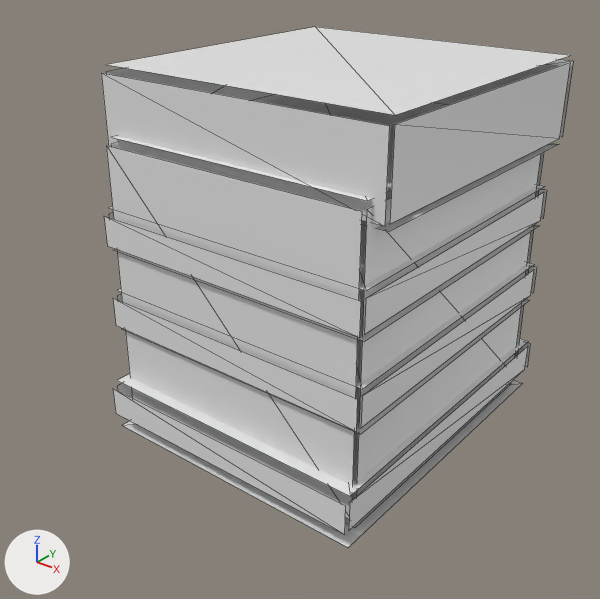
The OBJ model tools/armor_src/models/entity/featherblade/boots_leg_l.obj, before and after one commit.
Rendered twice from a 50 mm lens placed at (0.59, -0.653, 0.495), pointed at (0.126, -0.073, 0.135). Lighting does not change. The marker at lower left points along +X, +Y and +Z. The picture after the commit comes second. Mesh edges are drawn as thin lines. Where no turn or scale is listed for an object, it has been applied to the vertices.

Before the edit, the objects in view are built like this:
```python
me_boots_leg_l = bpy.data.meshes.new('boots_leg_l')
me_boots_leg_l.from_pydata(...)  # 120 vertices, 60 faces; spans x -0.034..0.278, y -0.194..0.169, z -0.019..0.356
ob_boots_leg_l = bpy.data.objects.new('boots_leg_l', me_boots_leg_l)
ob_boots_leg_l.location = (0.0, 0.0, 0.0)
```
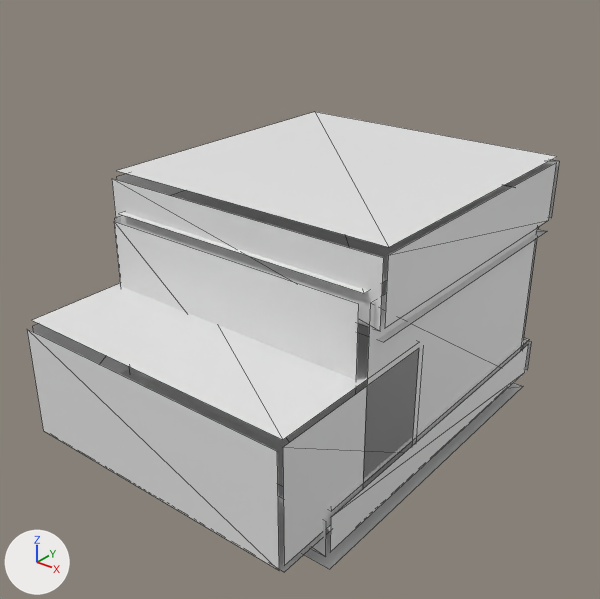
What differs and where, as boxes (x1, y1, x2, y2) in the pictures (600 x 599 px; the box of a moved part takes in the faces that stretch with it):
'boots_leg_l', reshaped (13% wider, 12% shorter): before (101, 27, 573, 547); after (27, 112, 559, 572)
part 1 of me_boots_leg_l, moved or reshaped: before (112, 94, 447, 201); after (119, 185, 511, 293)
part 2 of me_boots_leg_l, moved or reshaped: before (106, 27, 571, 115); after (117, 112, 557, 247)
part 3 of me_boots_leg_l, moved or reshaped: before (362, 143, 559, 232); after (358, 229, 547, 342)
part 4 of me_boots_leg_l, rebuilt: before (356, 154, 541, 496); after (363, 228, 537, 487)
part 5 of me_boots_leg_l, rebuilt (mostly hidden): before (111, 142, 117, 148); after (115, 217, 120, 223)
part 6 of me_boots_leg_l, rebuilt: before (538, 189, 547, 219); after (505, 160, 559, 218)
part 7 of me_boots_leg_l, rebuilt (16% taller): before (364, 192, 544, 335); after (385, 162, 557, 328)
part 8 of me_boots_leg_l, rebuilt (mostly hidden before): before (109, 213, 114, 219); after (117, 174, 186, 196)
part 9 of me_boots_leg_l, rebuilt: before (517, 343, 530, 367); after (521, 341, 531, 370)
part 10 of me_boots_leg_l, rebuilt (11% wider, 13% taller): before (349, 346, 528, 530); after (330, 344, 529, 552)
part 11 of me_boots_leg_l, rebuilt (not visible afterwards): before (118, 383, 132, 397)
part 12 of me_boots_leg_l, rebuilt (10% taller): before (117, 338, 528, 496); after (120, 337, 529, 511)
part 13 of me_boots_leg_l, rebuilt: before (123, 380, 523, 547); after (304, 383, 523, 569)
part 14 of me_boots_leg_l, deleted: before (101, 60, 573, 535)
part 15 of me_boots_leg_l, built on: before (106, 145, 545, 519); after (27, 179, 538, 572)

The change, as a diff of the scene's bpy script:
```diff
--- a/tools/armor_src/models/entity/featherblade/boots_leg_l.obj.py
+++ b/tools/armor_src/models/entity/featherblade/boots_leg_l.obj.py
@@ me_boots_leg_l @@
-me_boots_leg_l.from_pydata(...)  # 120 vertices, 60 faces; spans x -0.034..0.278, y -0.194..0.169, z -0.019..0.356
+me_boots_leg_l.from_pydata(...)  # 96 vertices, 48 faces; spans x -0.034..0.278, y -0.281..0.163, z -0.019..0.256
+# me_boots_leg_l part 1: the loose piece of 4 vertices spanning x -0.022..0.266, y -0.169..0.144, z 0.294 is moved by (0.0, 0.0, -0.075)
+# me_boots_leg_l part 2: the loose piece of 4 vertices spanning x -0.034..0.278, y -0.156..0.156, z 0.356 is moved by (0.0, 0.0, -0.1)
+# me_boots_leg_l part 3: the loose piece of 4 vertices spanning x -0.034..0.278, y -0.156..0.156, z 0.269 is moved by (0.0, 0.0, -0.094)
+# me_boots_leg_l part 4: the loose piece of 4 vertices spanning x 0.266, y -0.169..0.144, z 0.0..0.287 is rebuilt with 4 vertices and now spans x 0.272, y -0.169..0.144, z 0.0..0.213
+# me_boots_leg_l part 5: the loose piece of 4 vertices spanning x -0.022, y -0.169..0.144, z 0.0..0.287 is rebuilt with 4 vertices and now spans x -0.028, y -0.169..0.144, z 0.0..0.213
+# me_boots_leg_l part 6: the loose piece of 4 vertices spanning x -0.028..0.272, y 0.156, z 0.187..0.219 is rebuilt with 4 vertices and now spans x -0.034..0.278, y 0.163, z 0.187..0.25
+# me_boots_leg_l part 7: the loose piece of 4 vertices spanning x 0.272, y -0.175..0.15, z 0.187..0.219 is rebuilt with 4 vertices and now spans x 0.278, y -0.156..0.156, z 0.187..0.25
+# me_boots_leg_l part 8: the loose piece of 4 vertices spanning x -0.028, y -0.175..0.15, z 0.187..0.219 is rebuilt with 4 vertices and now spans x -0.034, y -0.156..0.156, z 0.187..0.25
+# me_boots_leg_l part 9: the loose piece of 4 vertices spanning x -0.028..0.272, y 0.169, z 0.0..0.031 is rebuilt with 4 vertices and now spans x -0.031..0.275, y 0.162, z 0.0..0.037
+# me_boots_leg_l part 10: the loose piece of 4 vertices spanning x 0.272, y -0.188..0.162, z 0.0..0.031 is rebuilt with 4 vertices and now spans x 0.275, y -0.219..0.156, z 0.0..0.038
+# me_boots_leg_l part 11: the loose piece of 4 vertices spanning x -0.028, y -0.188..0.162, z 0.0..0.031 is rebuilt with 4 vertices and now spans x -0.031, y -0.219..0.156, z 0.0..0.038
+# me_boots_leg_l part 12: the loose piece of 4 vertices spanning x -0.028..0.272, y -0.188..0.162, z 0.037..0.038 is rebuilt with 4 vertices and now spans x -0.031..0.275, y -0.219..0.156, z 0.044
+# me_boots_leg_l part 13: the loose piece of 4 vertices spanning x -0.028..0.272, y -0.188..0.162, z -0.019 is rebuilt with 4 vertices and now spans x -0.031..0.275, y -0.219..0.156, z -0.019
+# me_boots_leg_l part 14: 12 loose pieces with 48 vertices, spanning x -0.034..0.278, y -0.194..0.163, z 0.0..0.35, are deleted
+# me_boots_leg_l part 15
+# 14 vertices are removed from x -0.028..0.272, y -0.175..0.15, z 0.0..0.287
+# 8 faces are deleted
+# 30 vertices are added at x -0.034..0.278, y -0.281..0.163, z 0.0..0.25
+# 8 new vertices lie (0.3, 0.0, 0.0) away from vertices in x -0.028, y -0.281..-0.081, z 0.019..0.144
+# 20 new faces join them
```
